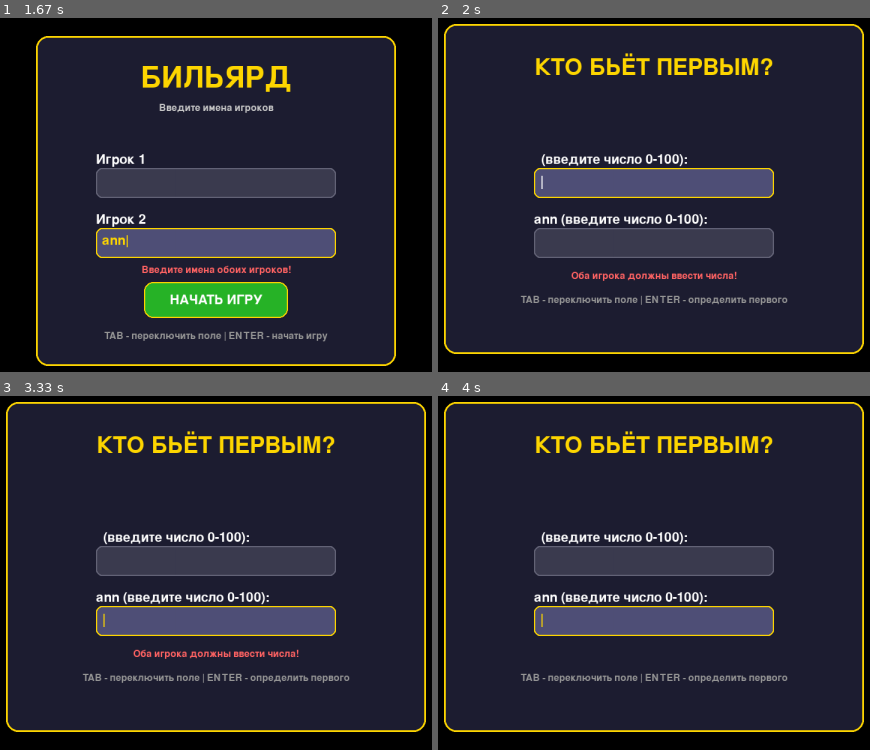
Above: before the commit, frames 1-4 (two rows, left to right).
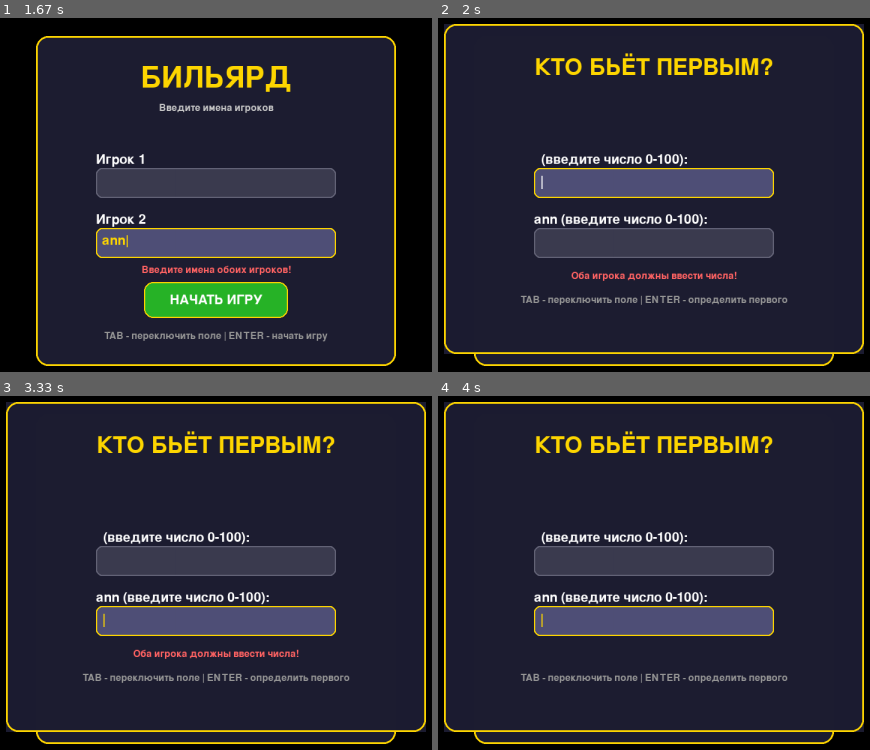
Above: after the commit, the same moments.

Repository: 174rulit/billiard-pygame
Game: pygame game, started from main.py
Same seed, same stepped clock (60 frames per second), same inputs: the game is played once before the commit and once after it.
Inputs (mouse positions are in pixels of both pictures, inside the frame that each line leads up to):
- Up to frame 1 (1.67 s): click (181, 287) at 0.38 s; tap Space at 0.67 s; press the mouse at (216, 230) at 1.03 s; move the mouse to (384, 350) at 1.13 s; release the mouse at (outside the picture) at 1.27 s; type "ann" at 1.33 s
- Up to frame 2 (2 s): tap Enter at 1.67, 1.83 s
- Up to frame 3 (3.33 s): press the mouse at (216, 622) at 2.2 s; move the mouse to (384, 519) at 2.3 s; release the mouse at (outside the picture) at 2.43 s; hold Tab 2.5-2.97 s; tap Space at 2.57, 2.87, 3.07 s; hold Tab from 3 s (still down)
- Up to frame 4 (4 s): tap Space at 3.37 s; release Tab at 3.47 s; click (654, 562) at 3.55 s; press the mouse at (654, 622) at 3.87 s; move the mouse to (584, 558) at 3.97 s

Frame 1 is identical in both runs. In frame 2, 2.9% of the frame differs, in the area x 1-99%, y 1-99%; in frame 3, 2.9%; in frame 4, 2.9%.

Commit message:
Update guess_game.py

Diff:
--- a/guess_game.py
+++ b/guess_game.py
@@ -8,30 +8,27 @@
         self.player2_name = player2_name
         self.player1_guess = ""
         self.player2_guess = ""
-        self.active_input = 1  # 1 - первый, 2 - второй
+        self.active_input = 1
         self.computer_number = None
         self.winner = None
         self.game_completed = False
-        self.is_tie = False  # Флаг ничьей
+        self.is_tie = False
         self.error_message = ""
         self.error_timer = 0
         self.tie_message = ""
         self.tie_timer = 0
 
-        # Шрифты
         self.font_title = pygame.font.Font(None, 56)
         self.font_large = pygame.font.Font(None, 48)
         self.font_medium = pygame.font.Font(None, 36)
         self.font_normal = pygame.font.Font(None, 32)
         self.font_small = pygame.font.Font(None, 24)
 
-        # Кнопка
         self.button_rect = None
         self.button_hover = False
 
     def handle_event(self, event):
         if self.game_completed:
-            # Если игра завершена, ждём только клик по кнопке или Enter
             if event.type == pygame.KEYDOWN and event.key == pygame.K_RETURN:
                 self.reset_game()
                 return True
@@ -45,7 +42,6 @@
 
         if event.type == pygame.KEYDOWN:
             if event.key == pygame.K_TAB:
-                # Переключение между полями
                 if self.active_input == 1:
                     self.active_input = 2
                 else:
@@ -60,7 +56,6 @@
                 return True
 
             elif event.key == pygame.K_RETURN:
-                # Проверяем, что оба ввели числа
                 if self.player1_guess and self.player2_guess:
                     self.calculate_winner()
                 else:
@@ -69,7 +64,6 @@
                 return True
 
             else:
-                # Добавляем цифру
                 char = event.unicode
                 if char.isdigit():
                     if self.active_input == 1 and len(self.player1_guess) < 3:
@@ -79,16 +73,13 @@
                 return True
 
         elif event.type == pygame.MOUSEBUTTONDOWN and event.button == 1:
-            # Проверка клика по полям
             pos = event.pos
 
-            # Поле игрока 1
             input1_rect = pygame.Rect(SCREEN_WIDTH // 2 - 200, 320, 400, 50)
             if input1_rect.collidepoint(pos):
                 self.active_input = 1
                 return True
 
-            # Поле игрока 2
             input2_rect = pygame.Rect(SCREEN_WIDTH // 2 - 200, 420, 400, 50)
             if input2_rect.collidepoint(pos):
                 self.active_input = 2
@@ -97,7 +88,6 @@
         return True
 
     def reset_game(self):
-        """Перезапуск мини-игры при ничьей"""
         self.player1_guess = ""
         self.player2_guess = ""
         self.active_input = 1
@@ -111,31 +101,24 @@
         self.error_timer = 0
 
     def calculate_winner(self):
-        """Расчёт победителя с проверкой на ничью"""
         try:
             guess1 = int(self.player1_guess)
             guess2 = int(self.player2_guess)
 
-            # Проверка диапазона
             if guess1 < 0 or guess1 > 100 or guess2 < 0 or guess2 > 100:
                 self.error_message = "Числа должны быть от 0 до 100!"
                 self.error_timer = 120
                 return
 
-            # Генерируем число компьютера
             self.computer_number = random.randint(0, 100)
 
-            # Вычисляем расстояния
             dist1 = abs(guess1 - self.computer_number)
             dist2 = abs(guess2 - self.computer_number)
 
-            # Проверка на ничью
             if dist1 == dist2:
-                # Ничья - показываем сообщение и перезапускаем
                 self.is_tie = True
                 self.tie_message = f"НИЧЬЯ! Оба игрока одинаково близки к {self.computer_number}! Играем заново..."
-                self.tie_timer = 180  # 3 секунды показа
-                # Запускаем перезапуск через таймер
+                self.tie_timer = 180
                 return
 
             if dist1 < dist2:
@@ -150,35 +133,28 @@
             self.error_timer = 120
 
     def update(self):
-        # Обновление таймеров
         if self.error_timer > 0:
             self.error_timer -= 1
             if self.error_timer == 0:
                 self.error_message = ""
 
-        # Автоматический перезапуск при ничьей
         if self.is_tie:
             self.tie_timer -= 1
             if self.tie_timer == 0:
-                # Очищаем поля и начинаем заново
                 self.reset_game()
-                # После перезапуска показываем сообщение на короткое время
                 self.error_message = "Введите числа заново!"
                 self.error_timer = 60
 
     def draw(self, screen):
-        # Затемнение фона
-        overlay = pygame.Surface((SCREEN_WIDTH, SCREEN_HEIGHT))
-        overlay.set_alpha(200)
-        overlay.fill((0, 0, 0))
-        screen.blit(overlay, (0, 0))
-
-        # Основное меню
+        # Полупрозрачный фон для меню
         menu_rect = pygame.Rect(SCREEN_WIDTH // 2 - 350, 80, 700, 550)
-        pygame.draw.rect(screen, (30, 30, 50, 240), menu_rect, 0, 20)
+
+        s = pygame.Surface((700, 550), pygame.SRCALPHA)
+        s.fill((30, 30, 50, 220))
+        screen.blit(s, (SCREEN_WIDTH // 2 - 350, 80))
+
         pygame.draw.rect(screen, COLORS['GOLD'], menu_rect, 3, 20)
 
-        # Заголовок
         if self.is_tie:
             title = self.font_title.render("НИЧЬЯ! ПЕРЕЗАПУСК...", True, (255, 200, 50))
         else:
@@ -187,7 +163,6 @@
         screen.blit(title, title_rect)
 
         if self.is_tie:
-            # Показываем сообщение о ничьей
             tie_text = self.font_medium.render(self.tie_message, True, (255, 200, 100))
             tie_rect = tie_text.get_rect(center=(SCREEN_WIDTH // 2, 230))
             screen.blit(tie_text, tie_rect)
@@ -197,16 +172,12 @@
             screen.blit(sub_text, sub_rect)
 
         elif self.game_completed:
-            # === РЕЗУЛЬТАТ ===
             winner_name = self.player1_name if self.winner == 1 else self.player2_name
 
-            # Показываем число компьютера
             comp_text = self.font_large.render(f"Число компьютера: {self.computer_number}", True, COLORS['WHITE'])
             comp_rect = comp_text.get_rect(center=(SCREEN_WIDTH // 2, 220))
             screen.blit(comp_text, comp_rect)
 
-            # Показываем числа игроков
-            # Игрок 1
             if self.winner == 1:
                 color1 = COLORS['GOLD']
                 marker1 = ""
@@ -217,7 +188,6 @@
             guess1_text = self.font_medium.render(f"{marker1}{self.player1_name}: {self.player1_guess}", True, color1)
             screen.blit(guess1_text, (SCREEN_WIDTH // 2 - 200, 280))
 
-            # Игрок 2
             if self.winner == 2:
                 color2 = COLORS['GOLD']
                 marker2 = ""
@@ -228,12 +198,10 @@
             guess2_text = self.font_medium.render(f"{marker2}{self.player2_name}: {self.player2_guess}", True, color2)
             screen.blit(guess2_text, (SCREEN_WIDTH // 2 - 200, 330))
 
-            # Победитель
             winner_text = self.font_large.render(f"ПЕРВЫЙ ХОДИТ: {winner_name}", True, COLORS['GOLD'])
             winner_rect = winner_text.get_rect(center=(SCREEN_WIDTH // 2, 420))
             screen.blit(winner_text, winner_rect)
 
-            # Кнопка "Начать игру"
             button_rect = pygame.Rect(SCREEN_WIDTH // 2 - 120, 490, 240, 60)
             self.button_rect = button_rect
 
@@ -250,14 +218,11 @@
             btn_rect = btn_text.get_rect(center=(SCREEN_WIDTH // 2, 520))
             screen.blit(btn_text, btn_rect)
 
-            # Подсказка
             hint = self.font_small.render("ENTER или клик по кнопке", True, (150, 150, 150))
             hint_rect = hint.get_rect(center=(SCREEN_WIDTH // 2, 575))
             screen.blit(hint, hint_rect)
 
         else:
-            # === ВВОД ЧИСЕЛ ===
-            # Игрок 1
             label1 = self.font_normal.render(f"{self.player1_name} (введите число 0-100):", True, COLORS['WHITE'])
             screen.blit(label1, (SCREEN_WIDTH // 2 - 200, 295))
 
@@ -273,7 +238,6 @@
                                             True, COLORS['WHITE'])
             screen.blit(guess1, (SCREEN_WIDTH // 2 - 190, 330))
 
-            # Игрок 2
             label2 = self.font_normal.render(f"{self.player2_name} (введите число 0-100):", True, COLORS['WHITE'])
             screen.blit(label2, (SCREEN_WIDTH // 2 - 200, 395))
 
@@ -289,13 +253,11 @@
                                             True, COLORS['YELLOW'])
             screen.blit(guess2, (SCREEN_WIDTH // 2 - 190, 430))
 
-            # Ошибка
             if self.error_message:
                 error_text = self.font_small.render(self.error_message, True, (255, 100, 100))
                 error_rect = error_text.get_rect(center=(SCREEN_WIDTH // 2, 500))
                 screen.blit(error_text, error_rect)
 
-            # Подсказка
             hint = self.font_small.render("TAB - переключить поле | ENTER - определить первого", True, (150, 150, 150))
             hint_rect = hint.get_rect(center=(SCREEN_WIDTH // 2, 540))
             screen.blit(hint, hint_rect)
@@ -304,5 +266,4 @@
         return self.game_completed
 
     def get_winner(self):
-        """Возвращает номер победителя (1 или 2)"""
         return self.winner
